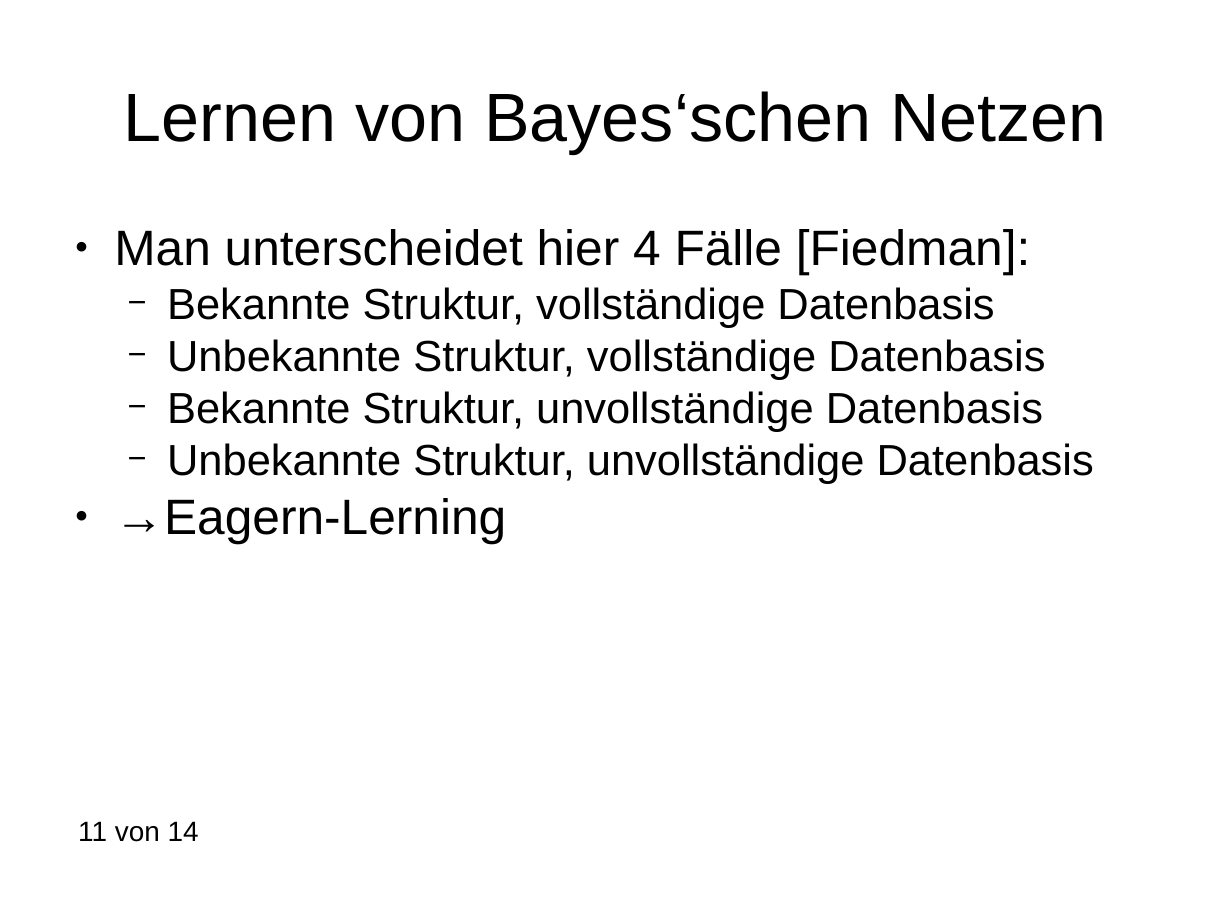
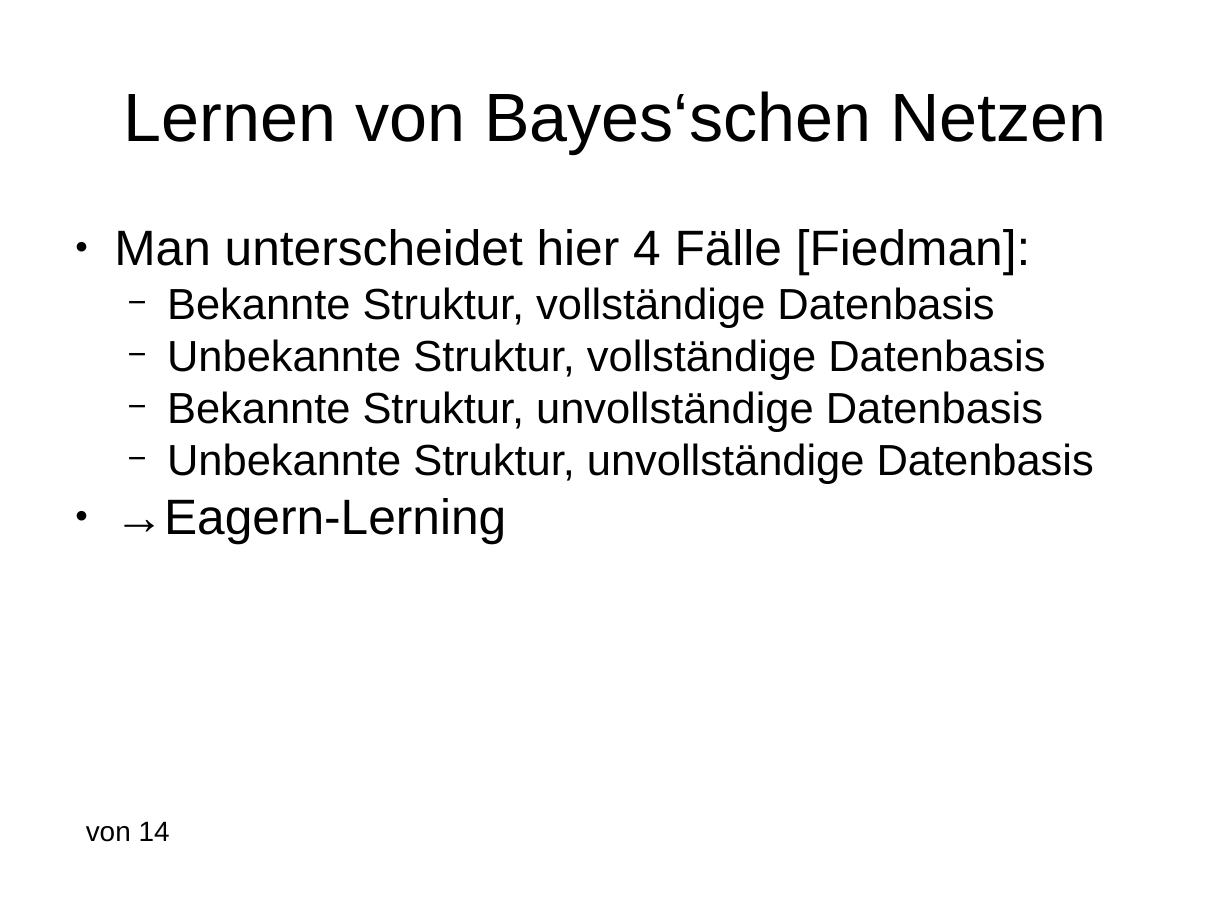
Before and after one commit to davidReward/robotik, a slide deck: slide 11 of praesi.pptx. Drawn at 1232x924 pixels with LibreOffice and Linux fonts; fonts in the diff are those of the drawing. Boxes give left, top, right and bottom in pixels: in the first picture for what was removed or moved away, otherwise in the second. Text is boxed around its words. In the diff, an @@ line names an element or a change of style, - is before the commit and + after.

```diff
--- a/praesi.pptx
+++ b/praesi.pptx
@@ text at [86,821,170,842]: text changed @@
-11 von 14
+von 14
```
Also in this commit, not shown: 12 other slides changed, 2 slides added, 2 other files.
